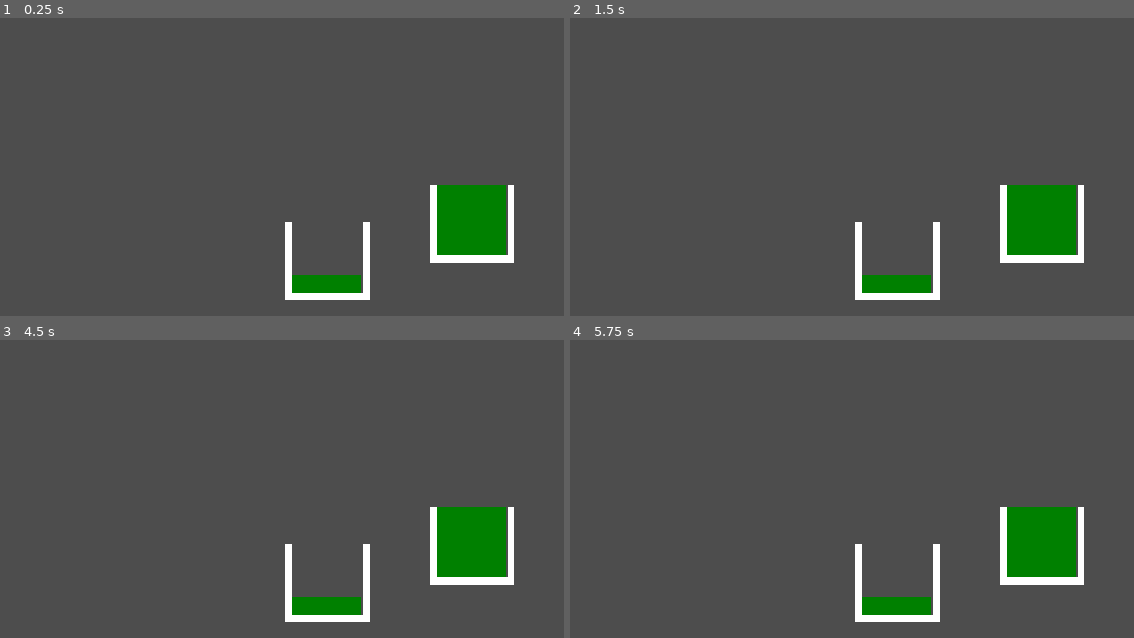
Above: before the commit, frames 1-4 (two rows, left to right).
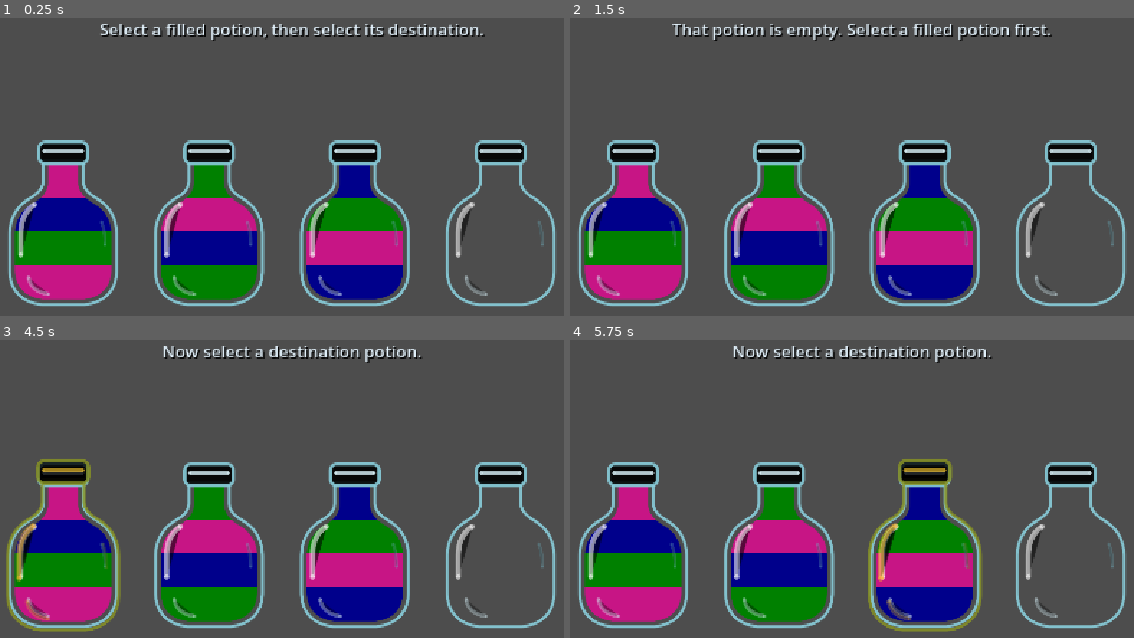
Above: after the commit, the same moments.

Repository: michaelnavazhylau/potion-tracker
Game: Godot game, scene res://main_scene.tscn
Two runs of this game, one before a commit and one after it. Both use one fixed random seed, a clock stepped at 60 frames per second and the inputs below.
Inputs (mouse positions are in pixels of both pictures, inside the frame that each line leads up to):
- Up to frame 1 (0.25 s): no input
- Up to frame 2 (1.5 s): tap Enter at 0.5 s; move the mouse to (1038, 199) at 0.52 s; click (1038, 199) at 0.67 s; tap Space at 1.25 s; move the mouse to (699, 244) at 1.27 s; click (699, 244) at 1.42 s
- Up to frame 3 (4.5 s): tap Enter at 2, 3.5 s; move the mouse to (372, 447) at 2.02 s; click (372, 447) at 2.17 s; tap Space at 2.75, 4.25 s; move the mouse to (253, 635) at 2.77 s; click (253, 635) at 2.92 s; move the mouse to (530, 611) at 3.52 s; click (530, 611) at 3.67 s; move the mouse to (50, 477) at 4.27 s; click (50, 477) at 4.42 s
- Up to frame 4 (5.75 s): move the mouse to (902, 545) at 5.02 s; click (902, 545) at 5.17 s

The runs differ from the first frame. In frame 1, 30% of the frame differs, in the area x 1-99%, y 2-97%; in frame 2, 30%; in frame 3, 30%, in the area x 1-99%, y 2-98%; in frame 4, 30%.

Commit message:
Add interactive fluid potion puzzle

Diff:
--- /dev/null
+++ b/FluidPotion.gd
@@ -0,0 +1,198 @@
+extends Node2D
+
+class_name FluidPotion
+
+
+signal potion_pressed(potion: FluidPotion)
+
+
+const CAPACITY := 4
+const LIQUID_COLOR_PARAMETERS := [
+	"layer_color_0",
+	"layer_color_1",
+	"layer_color_2",
+	"layer_color_3",
+]
+
+
+@export var initial_colors: Array[PotionColors.PotionColor] = []
+@export_range(0.0, 2.0, 0.05) var fill_duration := 0.45
+
+@onready var liquid: Sprite2D = $Liquid
+@onready var bottle_overlay: Sprite2D = $BottleOverlay
+@onready var selection_outline: Sprite2D = $SelectionOutline
+@onready var hit_area: Area2D = $HitArea
+
+
+var potion_selected := false
+var potion_stack: PotionStack
+
+var fill_amount: float:
+	get:
+		return _fill_amount
+	set(value):
+		_fill_amount = clampf(value, 0.0, 1.0)
+		_set_shader_parameter("fill_amount", _fill_amount)
+
+
+var _fill_amount := 0.0
+var _displayed_colors: Array[PotionColors.PotionColor] = []
+var _fill_tween: Tween
+
+
+func _ready() -> void:
+	_make_material_unique()
+	_initialize_potion_stack()
+	_sync_visuals(false)
+	hit_area.input_event.connect(_on_hit_area_input_event)
+
+
+func _make_material_unique() -> void:
+	assert(liquid.material is ShaderMaterial, (
+		"FluidPotion Liquid requires a ShaderMaterial."
+	))
+	liquid.material = liquid.material.duplicate()
+
+
+func _initialize_potion_stack() -> void:
+	assert(initial_colors.size() <= CAPACITY, (
+		"FluidPotion initial colors exceed its capacity."
+	))
+
+	potion_stack = PotionStack.new(CAPACITY)
+	potion_stack.load_colors(initial_colors)
+
+
+func pour(target_potion: FluidPotion) -> bool:
+	if target_potion == null or target_potion == self:
+		return false
+
+	var amount_transferred := potion_stack.transfer_to(
+		target_potion.potion_stack
+	)
+
+	if amount_transferred <= 0:
+		return false
+
+	_sync_visuals(true)
+	target_potion._sync_visuals(true)
+	return true
+
+
+func can_pour_into(target_potion: FluidPotion) -> bool:
+	if target_potion == null or target_potion == self:
+		return false
+
+	return potion_stack.get_transfer_amount(
+		target_potion.potion_stack
+	) > 0
+
+
+func select_potion() -> void:
+	potion_selected = true
+	selection_outline.visible = true
+
+
+func deselect_potion() -> void:
+	potion_selected = false
+	selection_outline.visible = false
+
+
+func is_solved() -> bool:
+	if not potion_stack.is_full:
+		return potion_stack.is_empty
+
+	var colors := potion_stack.get_colors()
+	var expected_color: PotionColors.PotionColor = colors.front()
+
+	for potion_color in colors:
+		if potion_color != expected_color:
+			return false
+
+	return true
+
+
+func _on_hit_area_input_event(
+	_viewport: Node,
+	event: InputEvent,
+	_shape_index: int
+) -> void:
+	var was_pressed := false
+
+	if event is InputEventMouseButton:
+		was_pressed = (
+			event.button_index == MOUSE_BUTTON_LEFT
+			and event.pressed
+		)
+	elif event is InputEventScreenTouch:
+		was_pressed = event.pressed
+
+	if not was_pressed:
+		return
+
+	potion_pressed.emit(self)
+	get_viewport().set_input_as_handled()
+
+
+func set_fill_immediately(new_fill_amount: float) -> void:
+	if _fill_tween != null and _fill_tween.is_valid():
+		_fill_tween.kill()
+
+	fill_amount = new_fill_amount
+
+
+func _sync_visuals(animated: bool) -> void:
+	var target_colors := potion_stack.get_colors()
+	var target_fill := float(potion_stack.size) / float(CAPACITY)
+
+	if not animated or fill_duration <= 0.0:
+		_displayed_colors = target_colors
+		_apply_displayed_colors()
+		set_fill_immediately(target_fill)
+		return
+
+	if _fill_tween != null and _fill_tween.is_valid():
+		_fill_tween.kill()
+
+	var is_growing := target_fill >= fill_amount
+
+	if is_growing:
+		_displayed_colors = target_colors
+		_apply_displayed_colors()
+
+	_fill_tween = create_tween()
+	_fill_tween.set_trans(Tween.TRANS_SINE)
+	_fill_tween.set_ease(Tween.EASE_IN_OUT)
+	_fill_tween.tween_property(
+		self,
+		"fill_amount",
+		target_fill,
+		fill_duration
+	)
+
+	if not is_growing:
+		_fill_tween.finished.connect(func() -> void:
+			_displayed_colors = target_colors
+			_apply_displayed_colors()
+		)
+
+
+func _apply_displayed_colors() -> void:
+	for index in range(CAPACITY):
+		var color := Color.TRANSPARENT
+
+		if index < _displayed_colors.size():
+			color = PotionColors.get_color(_displayed_colors[index])
+
+		_set_shader_parameter(
+			LIQUID_COLOR_PARAMETERS[index],
+			color
+		)
+
+
+func _set_shader_parameter(parameter_name: String, value: Variant) -> void:
+	var shader_material := liquid.material as ShaderMaterial
+	assert(shader_material != null, (
+		"FluidPotion Liquid shader material is unavailable."
+	))
+	shader_material.set_shader_parameter(parameter_name, value)
--- /dev/null
+++ b/FluidPotion.tscn
@@ -0,0 +1,44 @@
+[gd_scene format=3 uid="uid://buh1ktog6mjvf"]
+
+[ext_resource type="Script" uid="uid://fwdio3iofwa" path="res://FluidPotion.gd" id="1_script"]
+[ext_resource type="Texture2D" uid="uid://bscx1y7vhu30c" path="res://assets/potion_bottle_fill_mask.png" id="2_mask"]
+[ext_resource type="Shader" uid="uid://6yu8ju1cc227" path="res://potion_fill.gdshader" id="3_shader"]
+[ext_resource type="Texture2D" uid="uid://hlmlh585klud" path="res://assets/potion_bottle_empty.png" id="4_bottle"]
+
+[sub_resource type="ShaderMaterial" id="ShaderMaterial_liquid"]
+shader = ExtResource("3_shader")
+shader_parameter/fill_amount = 0.0
+shader_parameter/layer_color_0 = Color(0, 0, 0, 0)
+shader_parameter/layer_color_1 = Color(0, 0, 0, 0)
+shader_parameter/layer_color_2 = Color(0, 0, 0, 0)
+shader_parameter/layer_color_3 = Color(0, 0, 0, 0)
+shader_parameter/wave_height = 0.012
+shader_parameter/wave_speed = 2.0
+shader_parameter/wave_frequency = 14.0
+
+[node name="FluidPotion" type="Node2D"]
+script = ExtResource("1_script")
+
+[node name="Liquid" type="Sprite2D" parent="."]
+material = SubResource("ShaderMaterial_liquid")
+position = Vector2(90, 135)
+texture = ExtResource("2_mask")
+
+[node name="BottleOverlay" type="Sprite2D" parent="."]
+z_index = 1
+position = Vector2(90, 135)
+texture = ExtResource("4_bottle")
+
+[node name="SelectionOutline" type="Sprite2D" parent="."]
+visible = false
+z_index = 2
+position = Vector2(90, 135)
+scale = Vector2(1.04, 1.04)
+modulate = Color(1, 0.72, 0.16, 0.9)
+texture = ExtResource("4_bottle")
+
+[node name="HitArea" type="Area2D" parent="."]
+z_index = 3
+
+[node name="CollisionPolygon2D" type="CollisionPolygon2D" parent="HitArea"]
+polygon = PackedVector2Array(55, 18, 125, 18, 125, 74, 138, 99, 158, 124, 167, 150, 167, 203, 155, 230, 121, 252, 59, 252, 25, 230, 13, 203, 13, 150, 22, 124, 42, 99, 55, 74)
--- a/GodScript.gd
+++ b/GodScript.gd
@@ -1,15 +1,96 @@
 extends Node2D
 
-@onready var p1: PotionBottle = get_node("Potion1")
-@onready var p2: PotionBottle = get_node("Potion2")
+
+@onready var potions: Array[FluidPotion] = [
+	$Potion1,
+	$Potion2,
+	$Potion3,
+	$Potion4,
+]
+@onready var status_label: Label = $UI/StatusLabel
+
+
+var _selected_potion: FluidPotion
+var _pour_in_progress := false
+
 
 func _ready() -> void:
-	assert(p1 != null, "Potion1 was not found")
-	assert(p2 != null, "Potion2 was not found")
+	for potion in potions:
+		potion.potion_pressed.connect(_on_potion_pressed)
 
-	p1.pour(p2)
+	_set_status("Select a filled potion, then select its destination.")
 
-	'''
-	if p1.pour(p2) == false:
-		print("bottle 1 could not pour into bottle 2")
-	'''
+
+func _on_potion_pressed(potion: FluidPotion) -> void:
+	if _pour_in_progress:
+		return
+
+	if _selected_potion == null:
+		if potion.potion_stack.is_empty:
+			_set_status("That potion is empty. Select a filled potion first.")
+			return
+
+		_select_potion(potion)
+		return
+
+	if potion == _selected_potion:
+		_clear_selection()
+		_set_status("Selection cancelled.")
+		return
+
+	if not _selected_potion.can_pour_into(potion):
+		if potion.potion_stack.is_empty:
+			_set_status("That pour is not allowed by the stack rules.")
+			return
+
+		_select_potion(potion)
+		return
+
+	var source_potion := _selected_potion
+	_clear_selection()
+	_pour_in_progress = true
+
+	var poured_successfully := source_potion.pour(potion)
+	assert(poured_successfully, (
+		"A pour validated by can_pour_into() unexpectedly failed."
+	))
+	_set_status("Pouring...")
+
+	await get_tree().create_timer(
+		maxf(source_potion.fill_duration, potion.fill_duration)
+	).timeout
+
+	_pour_in_progress = false
+
+	if _is_puzzle_solved():
+		_set_status("Solved! Each filled potion contains one color.")
+	else:
+		_set_status("Select the next potion to pour.")
+
+
+func _select_potion(potion: FluidPotion) -> void:
+	if _selected_potion != null:
+		_selected_potion.deselect_potion()
+
+	_selected_potion = potion
+	_selected_potion.select_potion()
+	_set_status("Now select a destination potion.")
+
+
+func _clear_selection() -> void:
+	if _selected_potion != null:
+		_selected_potion.deselect_potion()
+
+	_selected_potion = null
+
+
+func _is_puzzle_solved() -> bool:
+	for potion in potions:
+		if not potion.is_solved():
+			return false
+
+	return true
+
+
+func _set_status(message: String) -> void:
+	status_label.text = message
--- /dev/null
+++ b/assets/potion_bottle_empty.svg
@@ -0,0 +1,59 @@
+<?xml version="1.0" encoding="UTF-8"?>
+<svg xmlns="http://www.w3.org/2000/svg"
+     width="180" height="270" viewBox="0 0 180 270"
+     role="img" aria-labelledby="title description">
+  <title id="title">Empty potion bottle</title>
+  <desc id="description">
+    Transparent glass potion bottle overlay designed to sit above animated liquid.
+  </desc>
+
+  <!-- The cavity is fully transparent so animated liquid remains visible. -->
+  <path id="bottle-glass"
+        d="M61 45 L61 74
+           C61 84 55 91 42 99
+           C22 111 13 129 13 151
+           L13 203
+           C13 232 31 249 59 252
+           L121 252
+           C149 249 167 232 167 203
+           L167 151
+           C167 129 158 111 138 99
+           C125 91 119 84 119 74
+           L119 45 L61 45"
+        fill="none"
+        stroke="#173849" stroke-width="8"
+        stroke-linejoin="round"/>
+  <path d="M61 45 L61 74
+           C61 84 55 91 42 99
+           C22 111 13 129 13 151
+           L13 203
+           C13 232 31 249 59 252
+           L121 252
+           C149 249 167 232 167 203
+           L167 151
+           C167 129 158 111 138 99
+           C125 91 119 84 119 74
+           L119 45 L61 45"
+        fill="none" stroke="#89cedb" stroke-width="4" stroke-opacity="0.9"
+        stroke-linejoin="round"/>
+
+  <!-- Thick lip reads clearly at small game-sprite sizes. -->
+  <rect id="bottle-rim" x="55" y="18" width="70" height="31" rx="9"
+        fill="none"
+        stroke="#173849" stroke-width="8"/>
+  <rect x="55" y="18" width="70" height="31" rx="9"
+        fill="none" stroke="#89cedb" stroke-width="4" opacity="0.9"/>
+  <path d="M62 31 H118" fill="none" stroke="#dff8ff"
+        stroke-width="4" stroke-linecap="round" opacity="0.8"/>
+
+  <!-- Small highlights suggest glass while leaving the center unobstructed. -->
+  <path d="M49 108 C35 117 29 131 29 151 L29 181"
+        fill="none" stroke="#ffffff" stroke-width="7"
+        stroke-linecap="round" opacity="0.56"/>
+  <path d="M40 213 C43 228 54 235 69 237"
+        fill="none" stroke="#dff8ff" stroke-width="5"
+        stroke-linecap="round" opacity="0.34"/>
+  <path d="M145 133 C149 143 150 153 150 166"
+        fill="none" stroke="#72b9ca" stroke-width="4"
+        stroke-linecap="round" opacity="0.25"/>
+</svg>
--- /dev/null
+++ b/assets/potion_bottle_fill_mask.svg
@@ -0,0 +1,24 @@
+<?xml version="1.0" encoding="UTF-8"?>
+<svg xmlns="http://www.w3.org/2000/svg"
+     width="180" height="270" viewBox="0 0 180 270"
+     role="img" aria-labelledby="title description">
+  <title id="title">Potion bottle interior mask</title>
+  <desc id="description">
+    White marks the bottle cavity where progressively animated liquid is visible.
+  </desc>
+
+  <!-- Keep this inset from the outline in potion_bottle_empty.svg. -->
+  <path id="liquid-fill-area"
+        d="M69 49 L69 74
+           C69 88 61 98 46 107
+           C29 117 21 132 21 151
+           L21 202
+           C21 226 35 241 60 244
+           L120 244
+           C145 241 159 226 159 202
+           L159 151
+           C159 132 151 117 134 107
+           C119 98 111 88 111 74
+           L111 49 Z"
+        fill="#ffffff"/>
+</svg>
--- a/main_scene.tscn
+++ b/main_scene.tscn
@@ -1,42 +1,39 @@
 [gd_scene format=3 uid="uid://c3yxj1bwwl4hh"]
 
 [ext_resource type="Script" uid="uid://y4edae58fvnp" path="res://GodScript.gd" id="1_gyfs4"]
-[ext_resource type="PackedScene" uid="uid://c3jca87k3l750" path="res://PotionBottle.tscn" id="2_d5x1h"]
+[ext_resource type="PackedScene" uid="uid://buh1ktog6mjvf" path="res://FluidPotion.tscn" id="2_fluid"]
 
 [node name="Node2D" type="Node2D" unique_id=521899123]
 script = ExtResource("1_gyfs4")
 
 [node name="Camera2D" type="Camera2D" parent="." unique_id=609893656]
 
-[node name="Potion1" parent="." unique_id=806995107 instance=ExtResource("2_d5x1h")]
+[node name="Potion1" parent="." unique_id=806995107 instance=ExtResource("2_fluid")]
+position = Vector2(-420, -135)
+initial_colors = Array[int]([1, 0, 2, 1])
 
-[node name="PotionColor1" parent="Potion1" index="1" unique_id=467461046]
-visible = true
-color = Color(0, 0.5019608, 0, 1)
-potion_color = 0
+[node name="Potion2" parent="." unique_id=1490779141 instance=ExtResource("2_fluid")]
+position = Vector2(-210, -135)
+initial_colors = Array[int]([0, 2, 1, 0])
 
-[node name="PotionColor2" parent="Potion1" index="2" unique_id=1276071320]
-visible = true
-color = Color(0, 0.5019608, 0, 1)
-potion_color = 0
+[node name="Potion3" parent="." instance=ExtResource("2_fluid")]
+position = Vector2(0, -135)
+initial_colors = Array[int]([2, 1, 0, 2])
 
-[node name="Potion2" parent="." unique_id=1490779141 instance=ExtResource("2_d5x1h")]
-position = Vector2(209, -54)
+[node name="Potion4" parent="." instance=ExtResource("2_fluid")]
+position = Vector2(210, -135)
 
-[node name="PotionColor1" parent="Potion2" index="1" unique_id=467461046]
-visible = true
-color = Color(0, 0.5019608, 0, 1)
-potion_color = 0
+[node name="UI" type="CanvasLayer" parent="."]
 
-[node name="PotionColor2" parent="Potion2" index="2" unique_id=1276071320]
-visible = true
-color = Color(0, 0.5019608, 0, 1)
-potion_color = 0
-
-[node name="PotionColor3" parent="Potion2" index="3" unique_id=2084342504]
-visible = true
-color = Color(0, 0.5019608, 0, 1)
-potion_color = 0
-
-[editable path="Potion1"]
-[editable path="Potion2"]
+[node name="StatusLabel" type="Label" parent="UI"]
+anchors_preset = 10
+anchor_right = 1.0
+offset_top = 28.0
+offset_bottom = 72.0
+theme_override_colors/font_color = Color(0.9, 0.96, 1, 1)
+theme_override_colors/font_shadow_color = Color(0, 0, 0, 0.8)
+theme_override_constants/shadow_offset_x = 2
+theme_override_constants/shadow_offset_y = 2
+theme_override_font_sizes/font_size = 24
+text = "Select a filled potion, then select its destination."
+horizontal_alignment = 1
--- /dev/null
+++ b/potion_fill.gdshader
@@ -0,0 +1,68 @@
+shader_type canvas_item;
+
+uniform float fill_amount : hint_range(0.0, 1.0) = 0.0;
+
+uniform vec4 layer_color_0 : source_color = vec4(0.0);
+uniform vec4 layer_color_1 : source_color = vec4(0.0);
+uniform vec4 layer_color_2 : source_color = vec4(0.0);
+uniform vec4 layer_color_3 : source_color = vec4(0.0);
+
+uniform float wave_height : hint_range(0.0, 0.05) = 0.012;
+uniform float wave_speed = 2.0;
+uniform float wave_frequency = 14.0;
+
+// These values match the vertical bounds of potion_bottle_fill_mask.svg.
+const float CAVITY_TOP = 49.0 / 270.0;
+const float CAVITY_BOTTOM = 244.0 / 270.0;
+const float LAYER_COUNT = 4.0;
+
+
+vec4 get_layer_color(float normalized_height) {
+	int layer_index = int(floor(normalized_height * LAYER_COUNT));
+
+	if (layer_index <= 0) {
+		return layer_color_0;
+	}
+	if (layer_index == 1) {
+		return layer_color_1;
+	}
+	if (layer_index == 2) {
+		return layer_color_2;
+	}
+
+	return layer_color_3;
+}
+
+
+void fragment() {
+	float mask_alpha = texture(TEXTURE, UV).a;
+	float normalized_height = clamp(
+		(CAVITY_BOTTOM - UV.y) / (CAVITY_BOTTOM - CAVITY_TOP),
+		0.0,
+		0.9999
+	);
+
+	vec4 liquid_color = get_layer_color(normalized_height);
+
+	// Fade the wave away at the completely empty and full endpoints.
+	float wave_weight = 4.0 * fill_amount * (1.0 - fill_amount);
+	float wave = sin(
+		UV.x * wave_frequency + TIME * wave_speed
+	) * wave_height * wave_weight;
+
+	float surface_y = mix(
+		CAVITY_BOTTOM,
+		CAVITY_TOP,
+		fill_amount
+	) + wave;
+	float filled = smoothstep(
+		surface_y - 0.006,
+		surface_y + 0.006,
+		UV.y
+	);
+
+	COLOR = vec4(
+		liquid_color.rgb,
+		liquid_color.a * mask_alpha * filled
+	);
+}
Not shown, added: FluidPotion.gd.uid
Binary file added: assets/potion_bottle_empty.png
Not shown, added: assets/potion_bottle_empty.png.import
Not shown, added: assets/potion_bottle_empty.svg.import
Binary file added: assets/potion_bottle_fill_mask.png
Not shown, added: assets/potion_bottle_fill_mask.png.import
Not shown, added: assets/potion_bottle_fill_mask.svg.import
Not shown, added: potion_fill.gdshader.uid
Not shown, added: assets/README.md
